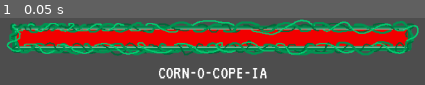
Above: before the commit, frame 1.
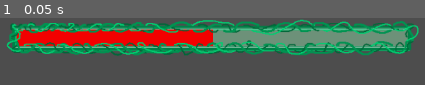
Above: after the commit, the same moment.

Repository: DevFTB/LD52
Game: Godot game, scene res://Enemy/BossScenes/CornBoss.tscn
The game is run twice, just before and just after one commit, with the same random seed, the same clock (stepped at 60 frames per second) and the same inputs. This scene is started directly instead of the project's main scene.
Inputs:
- Up to frame 1 (0.05 s): no input

The runs differ from the first frame. In frame 1, 12% of the frame differs, in the area x 37-99%, y 2-92%.
Error before the commit: Invalid operands 'Nil' and 'Vector2' in operator '+'. (res://Scenes/DamageNumber.gd:7)

Commit message:
WIP so it runs

Diff:
--- a/Enemy/BossScenes/CornBoss.tscn
+++ b/Enemy/BossScenes/CornBoss.tscn
@@ -37,8 +37,6 @@
 
 [node name="DamageNumber" parent="EnemyGUI" index="0"]
 layout_mode = 3
-offset = null
-animation_duration = null
 
 [node name="FlashOnHit" parent="." index="4" node_paths=PackedStringArray("sprite")]
 sprite = NodePath("../Sprite")
--- a/Enemy/BossScenes/ViolentGrassBoss.tscn
+++ b/Enemy/BossScenes/ViolentGrassBoss.tscn
@@ -37,8 +37,6 @@
 layout_mode = 3
 offset_top = 0.0
 offset_bottom = 26.0
-offset = null
-animation_duration = null
 
 [node name="FlashOnHit" parent="." index="4" node_paths=PackedStringArray("sprite")]
 sprite = NodePath("../Sprite")
--- a/Enemy/EnemyScenes/(Dick)TankyPumpkin.tscn
+++ b/Enemy/EnemyScenes/(Dick)TankyPumpkin.tscn
@@ -20,8 +20,14 @@
 "speed": 5.0
 }]
 
-[node name="Enemy" instance=ExtResource("1_mjyyo")]
+[node name="Enemy7" instance=ExtResource("1_mjyyo")]
 max_hp = 50
+
+[node name="DamageNumber" parent="EnemyGUI" index="0"]
+layout_mode = 3
+
+[node name="HealthBar" parent="EnemyGUI" index="1"]
+layout_mode = 3
 
 [node name="FlashOnHit" parent="." index="3" node_paths=PackedStringArray("sprite")]
 sprite = NodePath("../Sprite")
--- a/Enemy/EnemyScenes/CornRanger.tscn
+++ b/Enemy/EnemyScenes/CornRanger.tscn
@@ -20,7 +20,7 @@
 "speed": 5.0
 }]
 
-[node name="Enemy4" instance=ExtResource("1_ujnet")]
+[node name="Enemy7" instance=ExtResource("1_ujnet")]
 max_hp = 15
 
 [node name="DamageNumber" parent="EnemyGUI" index="0"]
--- a/Enemy/EnemyScenes/DPSPurpleRose.tscn
+++ b/Enemy/EnemyScenes/DPSPurpleRose.tscn
@@ -21,12 +21,16 @@
 "speed": 5.0
 }]
 
-[node name="Enemy" instance=ExtResource("1_u5u4g")]
+[node name="Enemy7" instance=ExtResource("1_u5u4g")]
 max_hp = 2
 
 [node name="DamageNumber" parent="EnemyGUI" index="0"]
+layout_mode = 3
 offset_top = 0.0
 offset_bottom = 26.0
+
+[node name="HealthBar" parent="EnemyGUI" index="1"]
+layout_mode = 3
 
 [node name="FlashOnHit" parent="." index="3" node_paths=PackedStringArray("sprite")]
 sprite = NodePath("../Sprite")
--- a/Enemy/EnemyScenes/HealingSunflower.tscn
+++ b/Enemy/EnemyScenes/HealingSunflower.tscn
@@ -19,7 +19,7 @@
 "speed": 5.0
 }]
 
-[node name="Enemy2" instance=ExtResource("1_xg7fb")]
+[node name="Enemy6" instance=ExtResource("1_xg7fb")]
 max_hp = 30
 
 [node name="DamageNumber" parent="EnemyGUI" index="0"]
--- a/Enemy/EnemyScenes/MushroomSprayer.tscn
+++ b/Enemy/EnemyScenes/MushroomSprayer.tscn
@@ -20,8 +20,14 @@
 "speed": 5.0
 }]
 
-[node name="Enemy4" instance=ExtResource("1_wtbql")]
+[node name="Enemy7" instance=ExtResource("1_wtbql")]
 max_hp = 300
+
+[node name="DamageNumber" parent="EnemyGUI" index="0"]
+layout_mode = 3
+
+[node name="HealthBar" parent="EnemyGUI" index="1"]
+layout_mode = 3
 
 [node name="FlashOnHit" parent="." index="3" node_paths=PackedStringArray("sprite")]
 sprite = NodePath("../Sprite")
--- a/Enemy/EnemyScenes/SlowCactusHeavy.tscn
+++ b/Enemy/EnemyScenes/SlowCactusHeavy.tscn
@@ -20,7 +20,7 @@
 "speed": 5.0
 }]
 
-[node name="Enemy2" instance=ExtResource("1_ms5u3")]
+[node name="Enemy5" instance=ExtResource("1_ms5u3")]
 max_hp = 450
 
 [node name="FlashOnHit" parent="." index="3" node_paths=PackedStringArray("sprite")]
--- a/Enemy/EnemyScenes/SoulsuckingLavender.tscn
+++ b/Enemy/EnemyScenes/SoulsuckingLavender.tscn
@@ -21,7 +21,7 @@
 "speed": 5.0
 }]
 
-[node name="Enemy2" instance=ExtResource("1_f56st")]
+[node name="Enemy4" instance=ExtResource("1_f56st")]
 max_hp = 1200
 
 [node name="DamageNumber" parent="EnemyGUI" index="0"]
--- a/Enemy/EnemyScenes/TankEggplant.tscn
+++ b/Enemy/EnemyScenes/TankEggplant.tscn
@@ -20,7 +20,7 @@
 "speed": 5.0
 }]
 
-[node name="Enemy2" instance=ExtResource("1_7uwrw")]
+[node name="Enemy7" instance=ExtResource("1_7uwrw")]
 max_hp = 450
 
 [node name="Sprite" type="AnimatedSprite2D" parent="." index="0"]
@@ -30,6 +30,12 @@
 scale = Vector2(0.6, 0.6)
 frames = SubResource("SpriteFrames_ue4xy")
 animation = &"alive"
+
+[node name="DamageNumber" parent="EnemyGUI" index="0"]
+layout_mode = 3
+
+[node name="HealthBar" parent="EnemyGUI" index="1"]
+layout_mode = 3
 
 [node name="FlashOnHit" parent="." index="4" node_paths=PackedStringArray("sprite")]
 sprite = NodePath("../Sprite")
--- a/Enemy/EnemyScenes/enemy.tscn
+++ b/Enemy/EnemyScenes/enemy.tscn
@@ -56,6 +56,8 @@
 text = "0"
 label_settings = SubResource("LabelSettings_lgit8")
 script = ExtResource("8_c3meo")
+offset = null
+animation_duration = null
 metadata/_edit_use_anchors_ = true
 
 [node name="HealthBar" type="ProgressBar" parent="EnemyGUI"]
--- a/Enemy/Scripts/BossGUI.gd
+++ b/Enemy/Scripts/BossGUI.gd
@@ -1,24 +1,26 @@
 extends Control
-
-@export var health_bar : NodePath
-@export var health_percentage : NodePath
-@export var boss_name : NodePath
-
-
-# Called when the node enters the scene tree for the first time.
-func _ready():
-	$CanvasLayer.get_node("Control").get_node("VBoxContainer").get_node("BossName").text = get_parent().enemy_name
-
-
-# Called every frame. 'delta' is the elapsed time since the previous frame.
-func _process(delta):
-	pass
-
-func _on_health_changed(new_health, difference, should_display):
-	if should_display:
-		if difference < 0:
-			$DamageNumber.start_animation(difference)
-
-	var max_health = get_parent().max_hp
-	$CanvasLayer.get_node("Control").get_node("VBoxContainer").get_node("HealthBar").value = round((new_health/max_health) * 100)
-	$CanvasLayer.get_node("Control").get_node("VBoxContainer").aget_node("HealthPercentage").text = str(round((new_health/max_health) * 100))
+#
+#@export var health_bar : NodePath
+#@export var health_percentage : NodePath
+#@export var boss_name : NodePath
+#
+#
+## Called when the node enters the scene tree for the first time.
+#func _ready():
+#	$CanvasLayer.get_node("Control").get_node("VBoxContainer").get_node("BossName").text = get_parent().enemy_name
+#
+#
+## Called every frame. 'delta' is the elapsed time since the previous frame.
+#func _process(delta):
+#	pass
+#
+#func _on_health_changed(new_health, difference, should_display):
+#	if should_display:
+#		if difference < 0:
+#			$DamageNumber.start_animation(difference)
+#
+#	var max_health = get_parent().max_hp
+#	$CanvasLayer.get_node("Control").get_node("VBoxContainer").get_node("HealthBar").value = round((new_health/max_health) * 100)
+#	$CanvasLayer.get_node("Control").get_node("VBoxContainer").aget_node("HealthPercentage").text = str(round((new_health/max_health) * 100))
+#
+#
